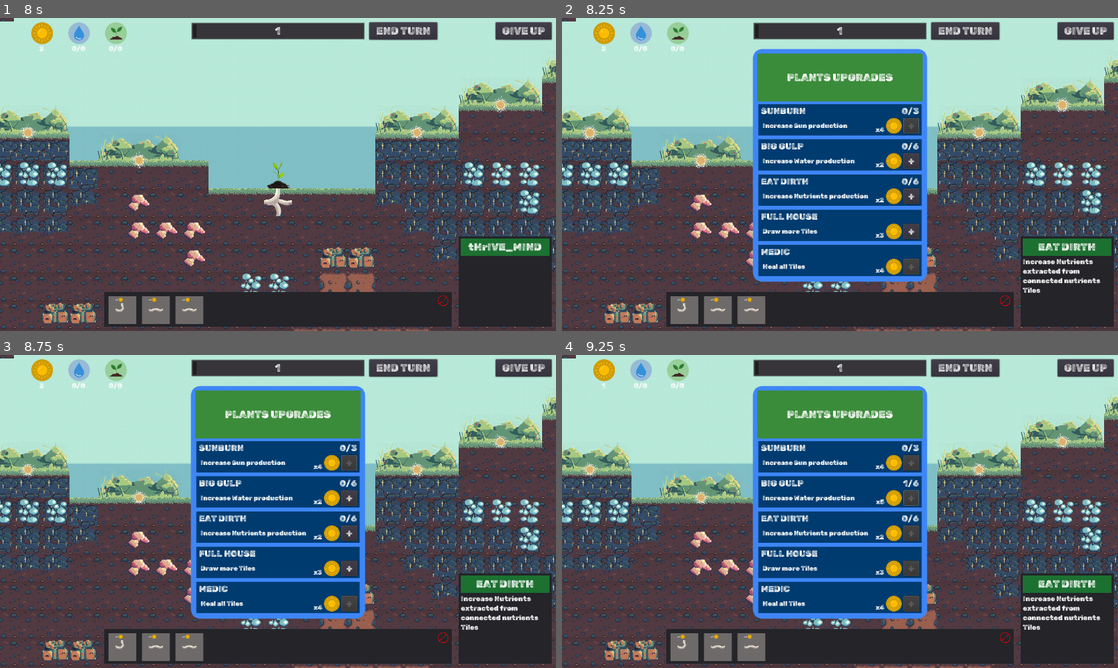
Above: before the commit, frames 1-4 (two rows, left to right).
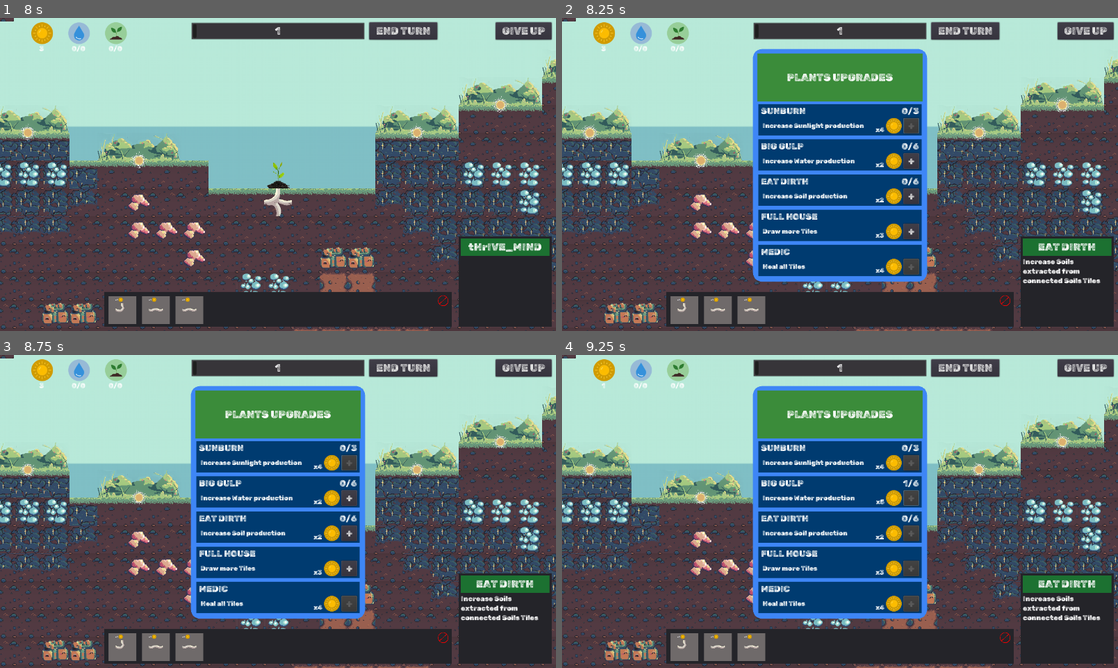
Above: after the commit, the same moments.

Repository: Gouellie/Roots
Game: Godot game, scene res://src/screens/main_menu.tscn
Same seed, same stepped clock (60 frames per second), same inputs: the game is played once before the commit and once after it.
Inputs (mouse positions are in pixels of both pictures, inside the frame that each line leads up to):
- Up to frame 1 (8 s): click "NEW GAME" at 0.5 s; click "END TURN" at 1.25 s; click "GIVE UP" at 2 s; click "RETRY" at 2.75 s; click "END TURN" at 3.5 s; click "GIVE UP" at 4.25 s; click "RETRY" at 5 s; click "END TURN" at 5.75 s; click "GIVE UP" at 6.5 s; click "RETRY" at 7.25 s
- Up to frame 2 (8.25 s): tap Enter (ui_accept) at 8 s; drag from (840, 174) to (1062, 102) at 8.02 s
- Up to frame 3 (8.75 s): no input
- Up to frame 4 (9.25 s): click "+" at 8.75 s

Frame 1 is identical in both runs. In frame 2, 0.5% of the frame differs, in the area x 41-97%, y 33-88%; in frame 3, 0.5%; in frame 4, 0.5%.

Commit message:
Tweaked Update Shop Info display

Diff:
--- a/src/ui/upgrade_entry.gd
+++ b/src/ui/upgrade_entry.gd
@@ -60,13 +60,6 @@
 		label_level.text = "%d/%d" % [current_level, max_level]
 
 
-func _on_UpgradeEntry_mouse_entered() -> void:
-	var info = Info.new(upgrade_name)
-	for i in extra_info:
-		info.add_info(i)
-	Events.emit_signal("info_request", info)
-
-
 func on_upgrade_shop_open() -> void:
 	_check_if_can_buy()
 
@@ -82,3 +75,10 @@
 
 func _try_buying() -> bool:
 	return Globals.player_resource_manager.get_resource_manager().try_consume(Resources.SUNLIGHT, current_price)
+
+
+func _on_MarginContainer_mouse_entered() -> void:
+	var info = Info.new(upgrade_name)
+	for i in extra_info:
+		info.add_info(i)
+	Events.emit_signal("info_request", info)
--- a/src/ui/upgrade_entry.tscn
+++ b/src/ui/upgrade_entry.tscn
@@ -28,7 +28,6 @@
 margin_top = 2.0
 margin_right = 372.0
 margin_bottom = 74.0
-mouse_filter = 2
 color = Color( 0, 0.235294, 0.443137, 1 )
 
 [node name="MarginContainer" type="MarginContainer" parent="."]
@@ -36,7 +35,6 @@
 margin_top = 2.0
 margin_right = 372.0
 margin_bottom = 74.0
-mouse_filter = 2
 custom_constants/margin_right = 6
 custom_constants/margin_top = 4
 custom_constants/margin_left = 6
@@ -47,12 +45,10 @@
 margin_top = 4.0
 margin_right = 364.0
 margin_bottom = 68.0
-mouse_filter = 2
 
 [node name="HBoxContainer_Header" type="HBoxContainer" parent="MarginContainer/VBoxContainer"]
 margin_right = 358.0
 margin_bottom = 24.0
-mouse_filter = 2
 
 [node name="Label_UpgradeName" type="Label" parent="MarginContainer/VBoxContainer/HBoxContainer_Header"]
 margin_right = 177.0
@@ -74,7 +70,6 @@
 margin_top = 28.0
 margin_right = 358.0
 margin_bottom = 64.0
-mouse_filter = 2
 
 [node name="MarginContainer" type="MarginContainer" parent="MarginContainer/VBoxContainer/HBoxContainer"]
 margin_right = 263.0
@@ -116,5 +111,5 @@
 rect_min_size = Vector2( 36, 36 )
 text = "+"
 
-[connection signal="mouse_entered" from="." to="." method="_on_UpgradeEntry_mouse_entered"]
+[connection signal="mouse_entered" from="MarginContainer" to="." method="_on_MarginContainer_mouse_entered"]
 [connection signal="pressed" from="MarginContainer/VBoxContainer/HBoxContainer/Button_Buy" to="." method="_on_Button_Buy_pressed"]
--- a/src/ui/upgrades_shop.gd
+++ b/src/ui/upgrades_shop.gd
@@ -13,3 +13,25 @@
 
 func on_closed() -> void:
 	Globals.is_upgrade_menu_opened = false
+
+
+func _unhandled_input(event: InputEvent) -> void:
+	if event is InputEventMouse:
+		_display_info()
+
+
+var wait_until_next_request : bool
+
+func _display_info() -> void:
+	if wait_until_next_request:
+		return
+	wait_until_next_request = true
+	var info = Info.new("Upgrades Shop")
+	info.add_info("Spend your Sunlight here to buy permanents upgrades")
+	Events.emit_signal("info_request", info)
+	yield(get_tree().create_timer(1.0), "timeout")
+	wait_until_next_request = false
+
+
+func _on_MarginContainer_mouse_entered() -> void:
+	_display_info()
--- a/src/ui/upgrades_shop.tscn
+++ b/src/ui/upgrades_shop.tscn
@@ -12,6 +12,7 @@
 corner_radius_bottom_left = 20
 
 [node name="UpgradesShop" type="Popup"]
+visible = true
 anchor_left = 0.5
 anchor_top = 0.5
 anchor_right = 0.5
@@ -52,6 +53,7 @@
 margin_right = 380.0
 margin_bottom = 110.0
 rect_min_size = Vector2( 0, 20 )
+mouse_filter = 2
 color = Color( 0.235294, 0.552941, 0.231373, 1 )
 
 [node name="Label" type="Label" parent="Panel/MarginContainer/VBoxContainer/MarginContainer"]
@@ -71,8 +73,8 @@
 margin_right = 380.0
 margin_bottom = 76.0
 upgrade_name = "SUNBURN"
-details = "Increase Sun production"
-extra_info = PoolStringArray( "Each Plants produces additional Sun Tiles each turn" )
+details = "Increase Sunlight production"
+extra_info = PoolStringArray( "Each Plants produces additional Sunlight each turn" )
 base_price = 4
 max_level = 3
 max_price = 15
@@ -95,8 +97,8 @@
 margin_right = 380.0
 margin_bottom = 238.0
 upgrade_name = "EAT DIRTH"
-details = "Increase Nutrients production"
-extra_info = PoolStringArray( "Increase Nutrients extracted from connected nutrients Tiles" )
+details = "Increase Soil production"
+extra_info = PoolStringArray( "Increase Soils extracted from connected Soils Tiles" )
 base_price = 2
 fibo_mod = 1
 signal_to_emit = "shop_buy_soil_upgrade"
@@ -122,3 +124,5 @@
 base_price = 4
 max_level = -1
 signal_to_emit = "shop_heal_all_tiles"
+
+[connection signal="mouse_entered" from="Panel/MarginContainer/VBoxContainer/MarginContainer" to="." method="_on_MarginContainer_mouse_entered"]
